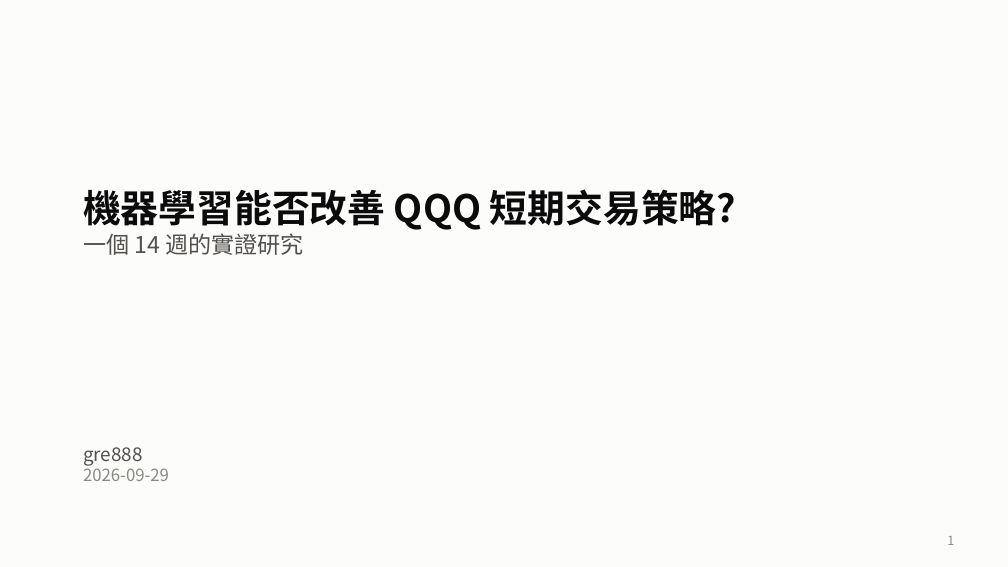
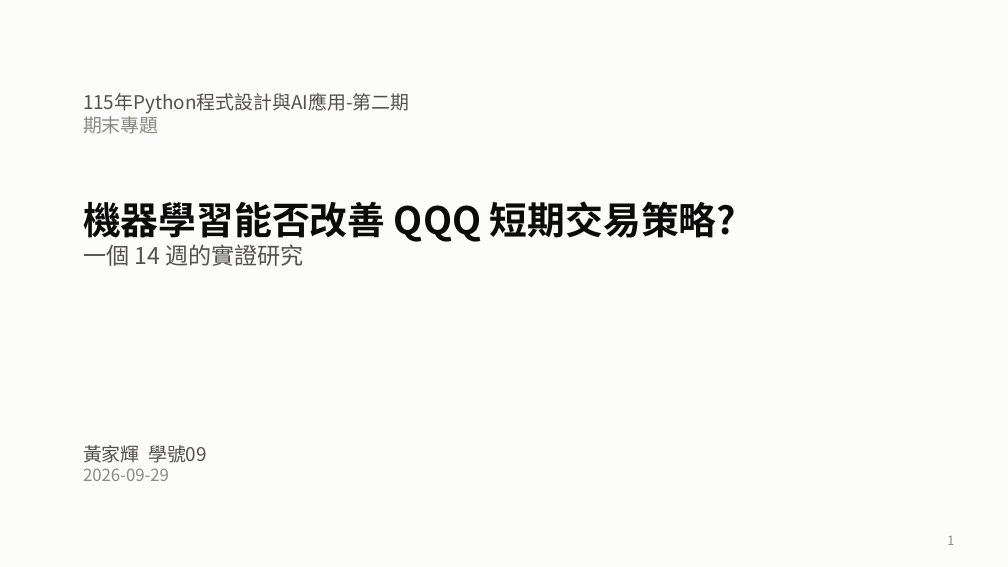
Before and after one commit to gre999/db, a slide deck: slide 1 of qqq-ml/reports/defense_slides.pptx. Drawn at 1008x567 pixels with LibreOffice and Linux fonts; fonts in the diff are those of the drawing. Boxes give left, top, right and bottom in pixels: in the first picture for what was removed or moved away, otherwise in the second. Text is boxed around its words. In the diff, an @@ line names an element or a change of style, - is before the commit and + after.

```diff
--- a/qqq-ml/reports/defense_slides.pptx
+++ b/qqq-ml/reports/defense_slides.pptx
@@ text added at bbox=[83, 93, 409, 134], 18 pt, text #52514E @@
+115年Python程式設計與AI應用-第二期
+期末專題
@@ text "機器學習能否改善 QQQ 短期交易策略?": place and size @@
-text "機器學習能否改善 QQQ 短期交易策略?" at bbox=[83, 189, 736, 255]
+text "機器學習能否改善 QQQ 短期交易策略?" at bbox=[83, 201, 736, 266]
@@ text at bbox=[83, 445, 207, 463]: text changed @@
-gre888
+黃家輝 學號09
```
Also in this commit, not shown: 1 other slide changed, 1 other file.
